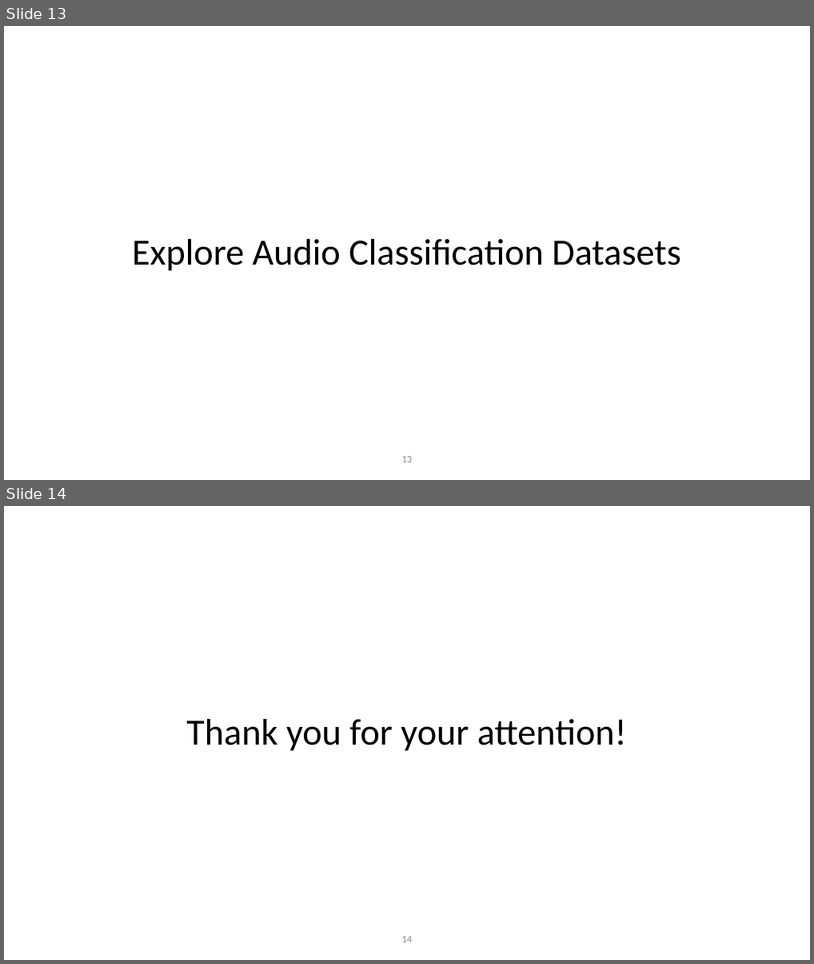
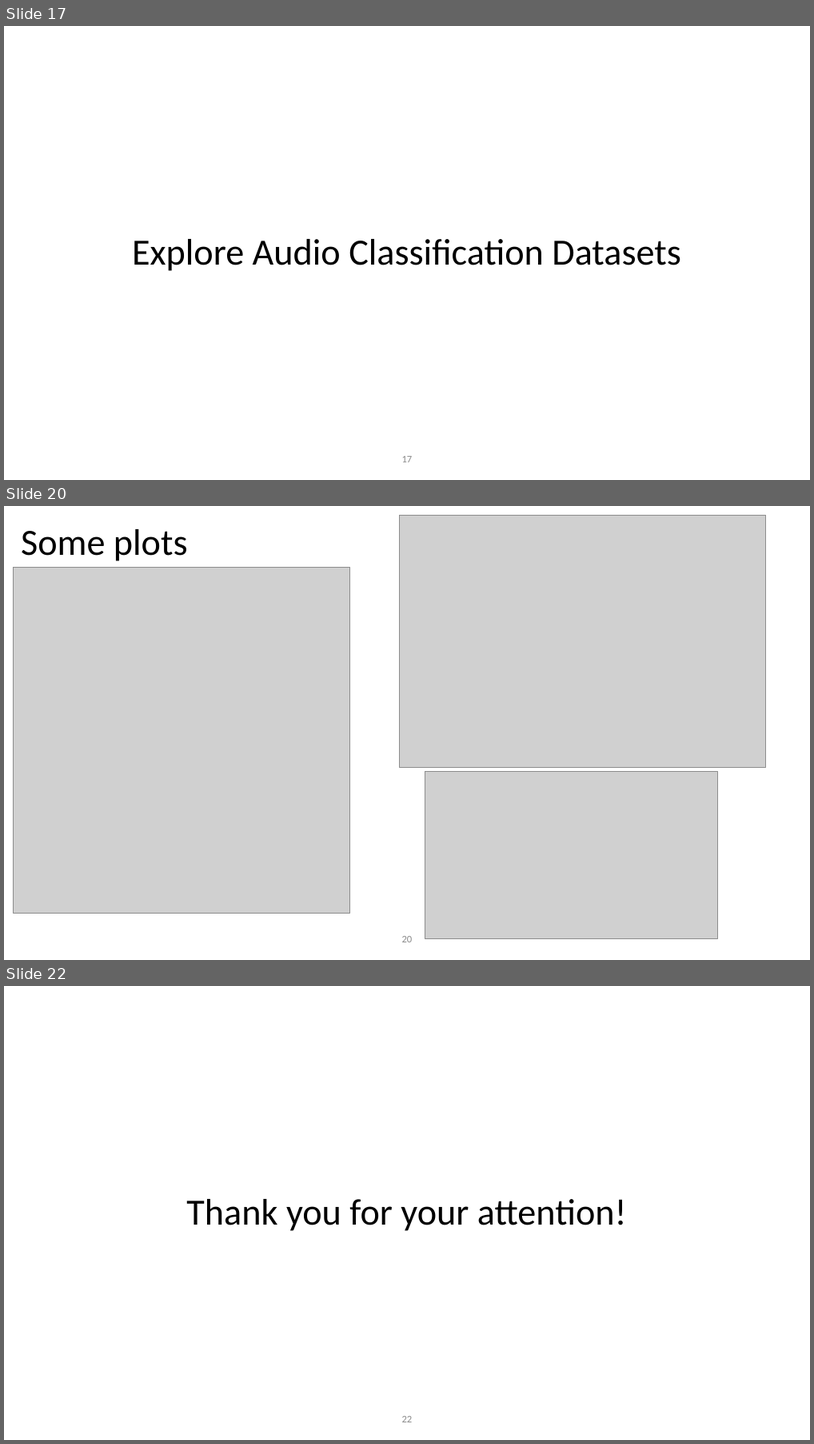
Before and after one commit to lookinALX/Data_Science_and_Co_TU_Wien, a slide deck: BA/datasets_survey_presentation.pptx. Shown one above the other, each under a label of ours: slides 13 and 14 before the commit, slides 17, 20 and 22 after it; the slides between them are not shown. The pictures are 814x964 and 814x1444 pixels, drawn with LibreOffice and Linux fonts; fonts in the diff are those of the drawing; grey boxes stand for pictures; background and template pictures are left out. Boxes give left, top, right and bottom in pixels: in the first picture for what was removed or moved away, otherwise in the second. Text is boxed around its words. In the diff, an @@ line names an element or a change of style, - is before the commit and + after.

```diff
--- a/BA/datasets_survey_presentation.pptx
+++ b/BA/datasets_survey_presentation.pptx
@@ slide 20 added at [4, 506, 810, 960], background picture (left out) @@
@@ title added at [21, 529, 188, 561], 44 pt, text #000000 @@
+Some plots
@@ picture added at [400, 515, 767, 768] @@
@@ picture added at [13, 567, 350, 912] @@
@@ picture added at [426, 771, 718, 939] @@
@@ page number added at [402, 936, 413, 942], 12 pt, text #8C8C8C @@
+20
@@ what was slide 13 is now slide 17 @@
@@ page number at [402, 456, 413, 462]: text changed @@
-13
+17
@@ what was slide 14 is now slide 22 @@
@@ page number at [402, 1416, 413, 1422]: text changed @@
-14
+22
```
Also in this commit, not shown: 2 slides changed, 7 other slides added, 1 other file.
